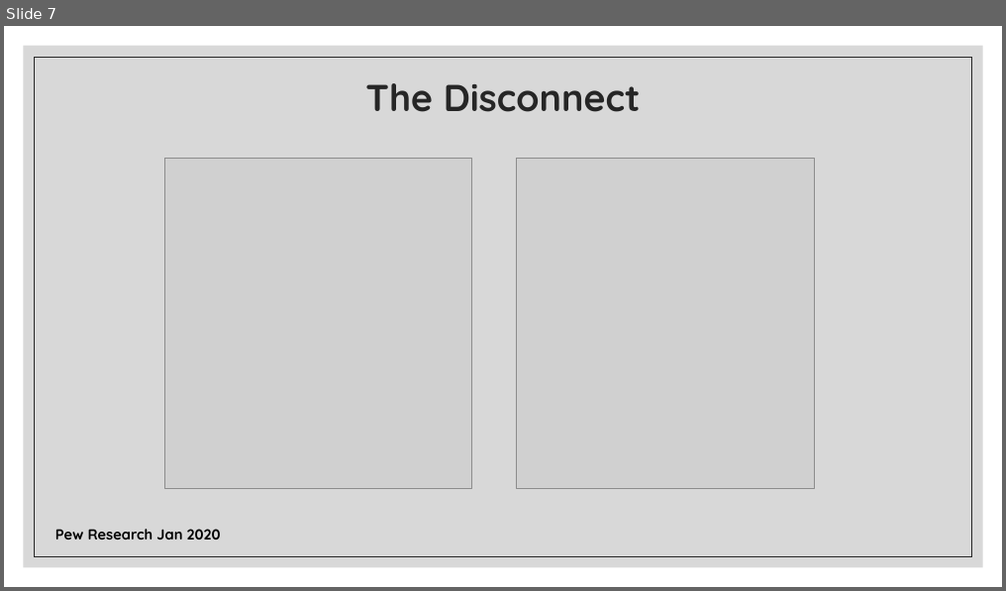
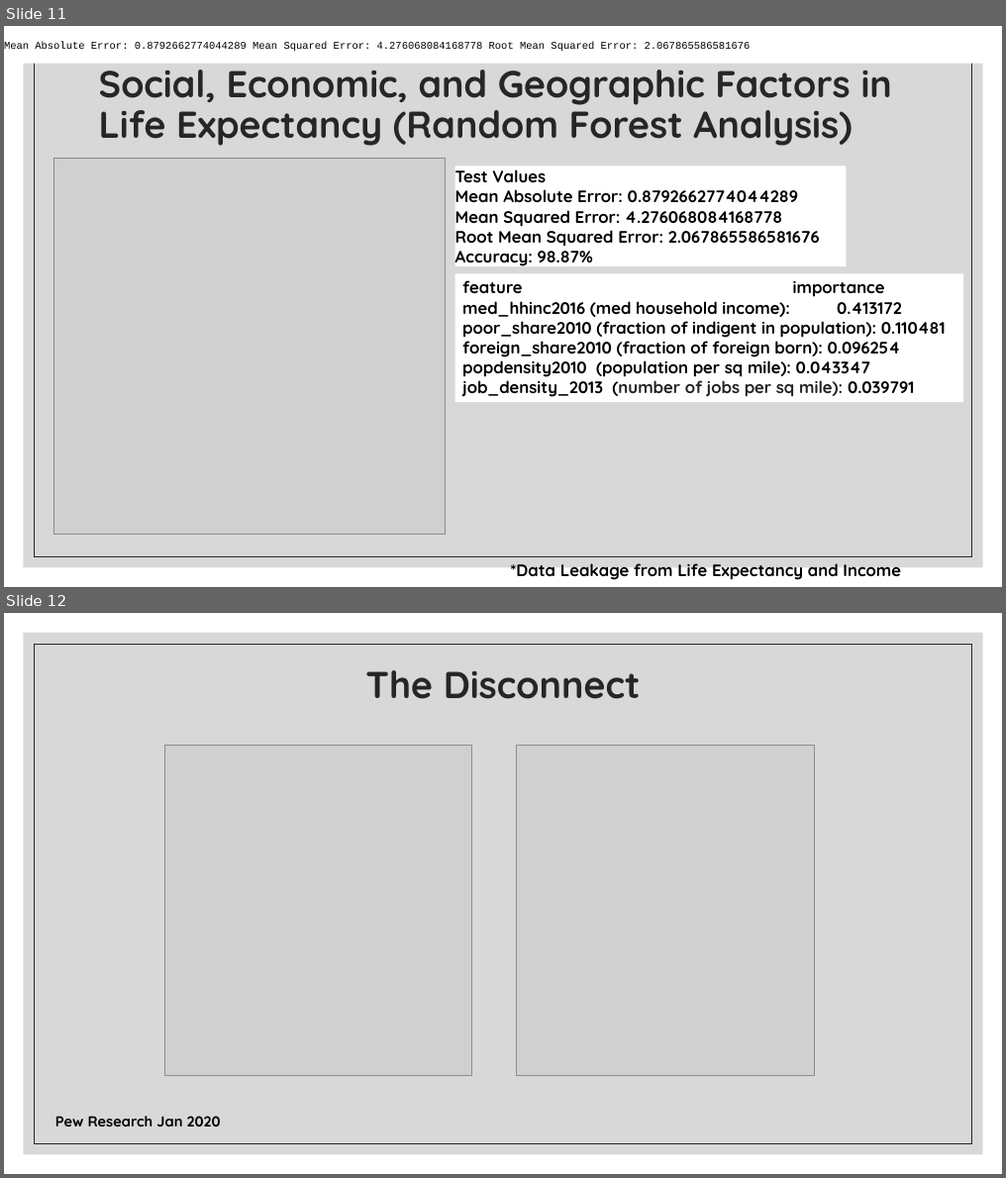
Before and after one commit to sammycho22383/Research_Project_Inequality, a slide deck: SCho Project on Economic Inequality.pptx. Shown one above the other, each under a label of ours: slide 7 before the commit, slides 11 and 12 after it. The pictures are 1006x591 and 1006x1178 pixels, drawn with LibreOffice and Linux fonts; fonts in the diff are those of the drawing; grey boxes stand for pictures. Boxes give left, top, right and bottom in pixels: in the first picture for what was removed or moved away, otherwise in the second. Text is boxed around its words. In the diff, an @@ line names an element or a change of style, - is before the commit and + after.

```diff
--- a/SCho Project on Economic Inequality.pptx
+++ b/SCho Project on Economic Inequality.pptx
@@ slide 11 added at (4, 26, 1002, 587), background #FFFFFF; not listed: 2 template elements that a slide beside it also shows @@
@@ rectangle added at (4, 26, 1002, 64), fill #FFFFFF, 10 pt, text #000000 @@
+Mean Absolute Error: 0.8792662774044289 Mean Squared Error: 4.276068084168778 Root Mean Squared Error: 2.067865586581676
@@ title added at (99, 70, 892, 146), 36 pt, text #262626, bold @@
+Social, Economic, and Geographic Factors in Life Expectancy (Random Forest Analysis)
@@ picture added at (54, 158, 445, 535) @@
@@ rectangle added at (455, 166, 846, 267), fill #FFFFFF, 16 pt, text #000000, bold @@
+Test Values
+Mean Absolute Error: 0.8792662774044289
+Mean Squared Error: 4.276068084168778
+Root Mean Squared Error: 2.067865586581676 Accuracy: 98.87%
@@ rectangle added at (455, 274, 963, 402), fill #FFFFFF, 16 pt, text #000000, bold @@
+feature importance
+med_hhinc2016 (med household income): 0.413172
+poor_share2010 (fraction of indigent in population): 0.110481
+foreign_share2010 (fraction of foreign born): 0.096254
+popdensity2010 (population per sq mile): 0.043347 job_density_2013 (number of jobs per sq mile): 0.039791
@@ text added at (510, 564, 901, 580), 16 pt, text #000000, bold @@
+*Data Leakage from Life Expectancy and Income
@@ what was slide 7 is now slide 12 @@
```
Also in this commit, not shown: 2 slides changed, 4 other slides added, 1 other file.
